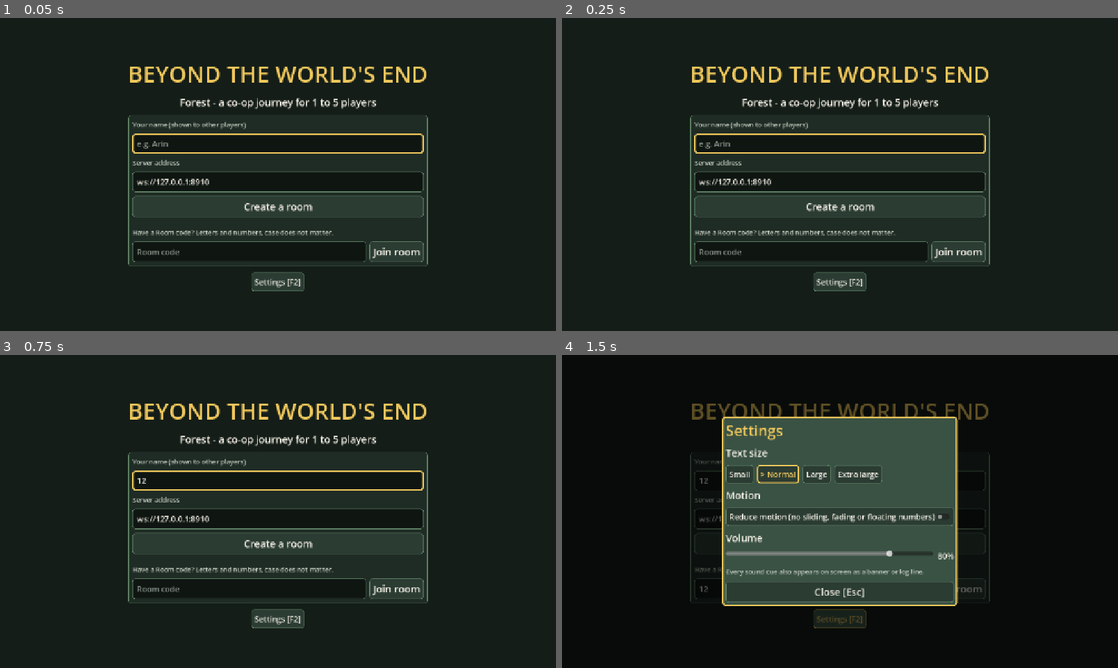
Above: before the commit, frames 1-4 (two rows, left to right).
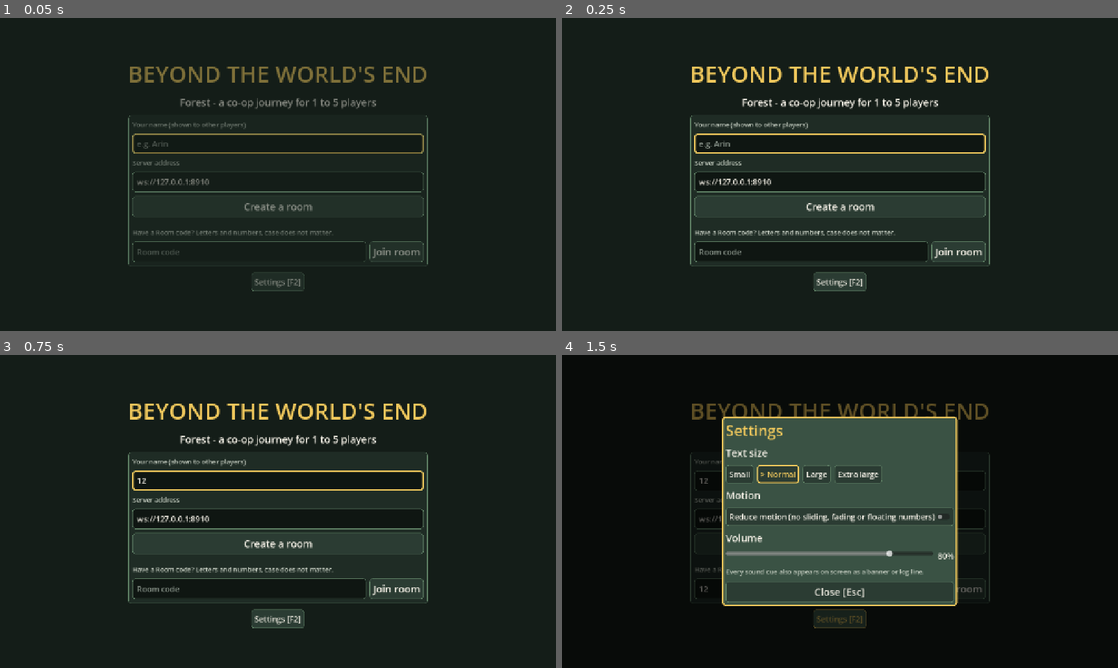
Above: after the commit, the same moments.

Repository: qqkiller-programmer-myself-2006/project-gamedev
Game: Godot game, scene res://src/app/main.tscn
Same seed, same stepped clock (60 frames per second), same inputs: the game is played once before the commit and once after it.
Inputs (mouse positions are in pixels of both pictures, inside the frame that each line leads up to):
- Up to frame 1 (0.05 s): no input
- Up to frame 2 (0.25 s): no input
- Up to frame 3 (0.75 s): click (278, 480) at 0.52 s; type "12" at 0.6 s
- Up to frame 4 (1.5 s): click (812, 589) at 0.75 s; type "12" at 0.83 s; click "Settings [F2]" at 1.25 s

The runs differ from the first frame. In frame 1, 3.5% of the frame differs, in the area x 23-77%, y 15-88%; in frame 2, nothing differs; in frame 3, nothing differs; in frame 4, nothing differs.

Commit message:
feat: UI/UX polish and accessibility pass
- Text size setting now wraps every button row and card row instead of
  pushing controls off screen; the Party column widens with the text
- Motion on the main flows: screen fade-in, panel slide for each new
  Layer or Encounter, hit/heal flashes, reward/treasure/clue banners; all
  of it is skipped with Reduce motion
- Every sound cue has a visual twin (banners, countdown text, log lines)
- Enemy text colour lightened so every text/background pair meets WCAG
  2.1 AA (4.5:1), enforced by tests/core/test_ui_contrast.gd
- ui_preview drives the whole Match, title screen included, with keyboard
  events only
- docs/accessibility.md records the per-screen checklist, contrast,
  motion and hint coverage, plus what still needs checking on real
  browsers and machines

Part of #17 (real-browser and team sign-off items listed in docs/accessibility.md)

Co-Authored-By: Claude Opus 5.5 <noreply@anthropic.com>
Claude-Session: https://claude.ai/code/session_01MF1Wo5qR9Z7hsARmyhEAB4

Diff:
--- a/src/client/client_app.gd
+++ b/src/client/client_app.gd
@@ -209,6 +209,7 @@
 	_current_name = screen
 	_current.set_anchors_and_offsets_preset(Control.PRESET_FULL_RECT)
 	_screen_holder.add_child(_current)
+	fade_in(_current, 0.25)
 	if _current.has_method("setup"):
 		_current.setup(self)
 	if not snapshot.is_empty() and _current.has_method("refresh"):
@@ -235,6 +236,29 @@
 		create_tween().tween_property(_banner, "modulate:a", 1.0, 0.2)
 	else:
 		_banner.modulate.a = 1.0
+
+
+## Fades a control in (skipped with Reduced motion).
+func fade_in(node: CanvasItem, seconds: float = 0.2, slide: Vector2 = Vector2.ZERO) -> void:
+	if settings.reduced_motion:
+		return
+	node.modulate.a = 0.0
+	var tween := create_tween().set_parallel(true).set_ease(Tween.EASE_OUT).set_trans(Tween.TRANS_CUBIC)
+	tween.tween_property(node, "modulate:a", 1.0, seconds)
+	if slide != Vector2.ZERO and node is Control:
+		var control := node as Control
+		var target := control.position
+		control.position = target + slide
+		tween.tween_property(control, "position", target, seconds)
+
+
+## A short flash on a card that was hit or healed (skipped with Reduced motion).
+func flash(node: CanvasItem, color: Color) -> void:
+	if settings.reduced_motion or not is_instance_valid(node):
+		return
+	var tween := create_tween()
+	tween.tween_property(node, "modulate", color, 0.08)
+	tween.tween_property(node, "modulate", Color.WHITE, 0.25)
 
 
 ## Shows a one-time tutorial hint unless the player has seen it already.
--- a/src/client/panels/class_panel.gd
+++ b/src/client/panels/class_panel.gd
@@ -32,7 +32,7 @@
 	if _offer.is_empty():
 		return
 	if _offer["you_can_decide"]:
-		var row := UiKit.hbox(10)
+		var row := UiKit.flow(10)
 		row.add_child(UiKit.label("Take the %s Class?" % info["name"], "heading"))
 		var accept := UiKit.button("Accept [Y]", func() -> void: app.send({"type": "class_choice", "accept": true}), true)
 		accept.set_meta("focus_id", "accept")
--- a/src/client/panels/combat_panel.gd
+++ b/src/client/panels/combat_panel.gd
@@ -86,9 +86,8 @@
 func _header(screen: MatchScreen, encounter: Dictionary) -> void:
 	if encounter.get("kind") == "boss":
 		var boss: Dictionary = encounter["boss"]
-		var head := UiKit.hbox(12)
+		var head := UiKit.flow(12)
 		head.add_child(UiKit.label("%s, %s" % [boss["name"], boss["title"]], "heading", UiKit.ENEMY))
-		head.add_child(UiKit.spacer())
 		head.add_child(UiKit.badge("PHASE %d/%d: %s" % [int(boss["phase"]), int(boss["phases_total"]), boss["phase_name"]], UiKit.WARN))
 		add_child(head)
 		var telegraph: Dictionary = boss.get("telegraph", {})
@@ -107,7 +106,7 @@
 
 
 func _build_enemies(screen: MatchScreen) -> void:
-	var row := UiKit.hbox(10)
+	var row := UiKit.flow(10)
 	var targets := _current_targets(screen)
 	for enemy in _combat.get("enemies", []):
 		var id := str(enemy["id"])
@@ -132,23 +131,22 @@
 		var card := UiKit.panel(box, "HighlightPanel" if target_index >= 0 else "CardPanel")
 		card.tooltip_text = str(enemy.get("description", ""))
 		card.size_flags_horizontal = Control.SIZE_EXPAND_FILL
-		card.custom_minimum_size = Vector2(160, 0)
+		card.custom_minimum_size = Vector2(230, 0)
 		row.add_child(card)
 		screen.anchors[id] = card
 	add_child(row)
 
 
 func _build_your_turn(screen: MatchScreen, app: ClientApp, view: Dictionary) -> void:
-	var banner := UiKit.hbox(10)
+	var banner := UiKit.flow(16)
 	banner.add_child(UiKit.label("YOUR TURN - %s" % screen.name_of(_me), "heading", UiKit.ACCENT))
-	banner.add_child(UiKit.spacer())
 	_countdown = UiKit.label("", "heading")
 	banner.add_child(_countdown)
 	add_child(banner)
 	var choices: Dictionary = _combat.get("choices", {})
 	var mode := screen.combat_mode
 	if mode.is_empty():
-		var actions := UiKit.hbox(10)
+		var actions := UiKit.flow(10)
 		actions.add_child(_action_button("Attack [A]", func() -> void: _set_mode(screen, "attack"), "attack"))
 		var skill := _action_button("Skill [S]", func() -> void: _set_mode(screen, "skills"), "skill")
 		if choices.get("skills", {}).is_empty():
@@ -211,7 +209,7 @@
 
 func _build_waiting(screen: MatchScreen) -> void:
 	var actor := str(_combat.get("actor", ""))
-	var row := UiKit.hbox(10)
+	var row := UiKit.flow(10)
 	match str(_combat.get("actor_controller", "")):
 		"human":
 			row.add_child(UiKit.label("Waiting for %s to act..." % screen.name_of(actor), "heading"))
--- a/src/client/panels/merchant_panel.gd
+++ b/src/client/panels/merchant_panel.gd
@@ -25,7 +25,7 @@
 	for slot in encounter["ready"]:
 		ready_names.append(str(slots[int(slot)]["owner_name"]) if int(slot) < slots.size() else "?")
 	add_child(UiKit.label("Done shopping: %s" % (", ".join(ready_names) if not ready_names.is_empty() else "nobody yet"), "dim"))
-	var actions := UiKit.hbox(10)
+	var actions := UiKit.flow(10)
 	var done := UiKit.button("Waiting for the others..." if _ready else "Done shopping [R]",
 			func() -> void: app.send({"type": "ready"}), true)
 	done.disabled = _ready
--- a/src/client/panels/summary_panel.gd
+++ b/src/client/panels/summary_panel.gd
@@ -29,14 +29,13 @@
 	add_child(UiKit.panel(stats, "CardPanel"))
 	for clue in summary.get("clues", []):
 		add_child(UiKit.para("- %s: %s" % [clue["title"], clue["text"]], "dim"))
-	var actions := UiKit.hbox(12)
+	var actions := UiKit.flow(12)
 	if screen.is_host():
 		var again := UiKit.button("Start a new Match [Enter]", func() -> void: app.send({"type": "start_match"}), true)
 		again.set_meta("focus_id", "again")
 		actions.add_child(again)
 	else:
 		actions.add_child(UiKit.label("Waiting for the Host to start a new Match...", "heading"))
-	actions.add_child(UiKit.spacer())
 	actions.add_child(UiKit.button("Clue log [C]", screen.toggle_clues))
 	add_child(actions)
 
--- a/src/client/panels/vote_panel.gd
+++ b/src/client/panels/vote_panel.gd
@@ -19,7 +19,7 @@
 	_voted = vote["voted_slots"].has(me)
 	add_child(UiKit.para("Layer %d of %d: choose the next path" % [int(vote["layer"]), int(view["layers_total"])], "title"))
 	add_child(UiKit.para("Every player has one vote; AI characters never vote. The most votes wins and a tie is broken at random.", "dim"))
-	var row := UiKit.hbox(12)
+	var row := UiKit.flow(12)
 	for option in _options:
 		row.add_child(_option_card(screen, app, option))
 	add_child(row)
@@ -73,7 +73,7 @@
 	box.add_child(button)
 	var card := UiKit.panel(box, "HighlightPanel" if mine else "CardPanel")
 	card.size_flags_horizontal = Control.SIZE_EXPAND_FILL
-	card.custom_minimum_size = Vector2(200, 230)
+	card.custom_minimum_size = Vector2(250, 230)
 	return card
 
 
--- a/src/client/screens/lobby_screen.gd
+++ b/src/client/screens/lobby_screen.gd
@@ -22,6 +22,18 @@
 	center.add_child(_body)
 
 
+func show_events(app: ClientApp, events: Array) -> void:
+	for event in events:
+		match str(event["type"]):
+			"player_joined":
+				app.toast("%s joined the room." % event["name"])
+				app.sounds.play("good")
+			"player_left":
+				app.toast("%s left. Their slot is AI controlled now." % event["name"])
+			"host_changed":
+				app.toast("%s is now the Host." % event["name"])
+
+
 func refresh(app: ClientApp, force: bool = false) -> void:
 	var room: Dictionary = app.snapshot.get("room", {})
 	var digest := JSON.stringify(room)
@@ -33,11 +45,10 @@
 	var you: int = room.get("your_slot", -1)
 	var is_host: bool = you == room.get("host_slot", -2)
 
-	var heading := UiKit.hbox(12)
+	var heading := UiKit.flow(12)
 	heading.add_child(UiKit.label("Room code", "heading"))
 	var code := UiKit.label(str(room.get("code", "")), "huge", UiKit.ACCENT)
 	heading.add_child(code)
-	heading.add_child(UiKit.spacer())
 	var copy := UiKit.button("Copy code", func() -> void:
 		DisplayServer.clipboard_set(str(room.get("code", "")))
 		app.toast("Room code copied."))
@@ -52,7 +63,7 @@
 	for slot in room.get("slots", []):
 		list.add_child(_slot_row(slot))
 
-	var actions := UiKit.hbox(12)
+	var actions := UiKit.flow(12)
 	if is_host:
 		var start := UiKit.button("Start the Match [Enter]", func() -> void: app.send({"type": "start_match"}), true)
 		start.set_meta("focus_id", "start")
@@ -63,7 +74,6 @@
 			if slot["is_host"]:
 				host_name = slot["owner_name"]
 		actions.add_child(UiKit.label("Waiting for %s (Host) to start the Match..." % host_name, "heading"))
-	actions.add_child(UiKit.spacer())
 	var leave := UiKit.button("Leave room", func() -> void:
 		app.send({"type": "leave_room"})
 		app.disconnect_from_server())
--- a/src/client/screens/match_screen.gd
+++ b/src/client/screens/match_screen.gd
@@ -13,7 +13,7 @@
 var combat_mode := ""
 var combat_mode_key := ""
 
-var _top: HBoxContainer
+var _top: HFlowContainer
 var _party: VBoxContainer
 var _center: MarginContainer
 var _center_scroll: ScrollContainer
@@ -21,6 +21,7 @@
 var _log_lines: Array[String] = []
 var _tips: VBoxContainer
 var _panel: Control = null
+var _panel_key := ""
 var _digest := ""
 var _clue_overlay: Control = null
 var _last_warned_deadline := -1.0
@@ -35,13 +36,13 @@
 	add_child(margin)
 	var column := UiKit.vbox(10)
 	margin.add_child(column)
-	_top = UiKit.hbox(12)
+	_top = UiKit.flow(12)
 	column.add_child(UiKit.panel(_top))
 	var middle := UiKit.hbox(12)
 	middle.size_flags_vertical = Control.SIZE_EXPAND_FILL
 	column.add_child(middle)
 	var party_scroll := ScrollContainer.new()
-	party_scroll.custom_minimum_size = Vector2(310, 0)
+	party_scroll.custom_minimum_size = Vector2(clampf(300.0 * client.settings.text_scale, 300.0, 440.0), 0)
 	party_scroll.follow_focus = true
 	party_scroll.horizontal_scroll_mode = ScrollContainer.SCROLL_MODE_DISABLED
 	_party = UiKit.vbox(6)
@@ -341,16 +342,29 @@
 				var target := str(result["target"])
 				if result.has("damage"):
 					hurt = true
+					client.flash(anchors.get(target), Color(1.6, 0.7, 0.7))
 					var text := "-%d" % int(result["damage"])
 					if result.get("crit", false):
 						text += " CRIT"
 					float_text(target, text, UiKit.ENEMY if target.begins_with("p") else UiKit.ACCENT)
 				elif result.has("heal"):
+					client.flash(anchors.get(target), Color(0.8, 1.5, 0.8))
 					float_text(target, "+%d" % int(result["heal"]), UiKit.GOOD)
 			if hurt:
 				client.sounds.play("hit")
 		"vote_resolved":
 			client.banner("Next: %s" % event["name"], 2.2, "vote")
+		"combat_ended":
+			var rewards: Dictionary = event.get("rewards", {})
+			if event["result"] == "victory" and int(rewards.get("exp", 0)) > 0:
+				client.banner("Victory! +%d EXP, +%d Gold" % [int(rewards["exp"]), int(rewards.get("gold", 0))], 2.5, "good")
+		"player_joined":
+			client.toast("%s joined." % event["name"])
+			client.sounds.play("click")
+		"treasure_found":
+			client.banner("Treasure! +%d Gold" % int(event["gold"]), 2.0, "good")
+		"clue_found":
+			client.banner("Story Clue: %s" % event["clue"]["title"], 2.5, "good")
 		"level_up":
 			float_text("p%d" % int(event["slot"]), "LEVEL UP", UiKit.GOOD)
 			client.sounds.play("good")
@@ -406,7 +420,6 @@
 	_top.add_child(steps)
 	var where := "Guardian Boss" if phase == "boss" else "Layer %d of %d" % [layer, total]
 	_top.add_child(UiKit.label(where))
-	_top.add_child(UiKit.spacer())
 	_top.add_child(UiKit.label("Gold: %d" % int(view.get("gold", 0)), "heading", UiKit.ACCENT))
 	var clues := UiKit.button("Clues: %d [C]" % view.get("clues", []).size(), toggle_clues)
 	clues.set_meta("focus_id", "clues")
@@ -495,6 +508,10 @@
 	_panel.size_flags_horizontal = Control.SIZE_EXPAND_FILL
 	_center.add_child(_panel)
 	_panel.build(self, app, view)
+	var key := "%s-%d-%s" % [phase, int(view.get("layer", 0)), str(encounter.get("kind", "")) if encounter != null else ""]
+	if key != _panel_key:
+		_panel_key = key
+		app.fade_in(_panel, 0.25, Vector2(16, 0))
 
 
 func _scroll_to(control: Control) -> void:
--- a/src/client/ui/ui_kit.gd
+++ b/src/client/ui/ui_kit.gd
@@ -12,7 +12,7 @@
 const TEXT := Color("#f4f0e6")
 const TEXT_DIM := Color("#c3cbbf")
 const ALLY := Color("#8fd0f0")
-const ENEMY := Color("#f29384")
+const ENEMY := Color("#f8aca0")
 const GOOD := Color("#8ad98a")
 const WARN := Color("#f5b25e")
 const HP_FILL := Color("#5fb563")
@@ -129,6 +129,15 @@
 	return node
 
 
+## A row that wraps onto the next line when it runs out of width, so large
+## text sizes never push controls off screen.
+static func flow(separation: int = 8) -> HFlowContainer:
+	var node := HFlowContainer.new()
+	node.add_theme_constant_override("h_separation", separation)
+	node.add_theme_constant_override("v_separation", separation)
+	return node
+
+
 static func panel(content: Control, variation: String = "") -> PanelContainer:
 	var node := PanelContainer.new()
 	if not variation.is_empty():
--- /dev/null
+++ b/tests/core/test_ui_contrast.gd
@@ -0,0 +1,43 @@
+extends TestCase
+## The client palette meets WCAG 2.1 AA contrast for text (4.5:1) on every
+## background it is drawn on (issue #17). Disabled buttons stay readable
+## (3:1) even though WCAG exempts them.
+
+const TEXT_COLORS := {
+	"TEXT": UiKit.TEXT, "TEXT_DIM": UiKit.TEXT_DIM, "ACCENT": UiKit.ACCENT, "ALLY": UiKit.ALLY,
+	"ENEMY": UiKit.ENEMY, "GOOD": UiKit.GOOD, "WARN": UiKit.WARN,
+}
+const BACKGROUNDS := {"BG": UiKit.BG, "PANEL": UiKit.PANEL, "PANEL_LIGHT": UiKit.PANEL_LIGHT, "PANEL_FOCUS": UiKit.PANEL_FOCUS}
+
+
+func test_text_colours_meet_wcag_aa_on_every_panel() -> void:
+	for text_name in TEXT_COLORS:
+		for bg_name in BACKGROUNDS:
+			var ratio := contrast(TEXT_COLORS[text_name], BACKGROUNDS[bg_name])
+			assert_true(ratio >= 4.5, "%s on %s is %.2f:1" % [text_name, bg_name, ratio])
+
+
+func test_disabled_button_text_stays_readable() -> void:
+	var ratio := contrast(Color("#8a948b"), Color("#1a221e"))
+	assert_true(ratio >= 3.0, "disabled text %.2f:1" % ratio)
+
+
+func test_hp_bar_text_is_outlined_on_both_fills() -> void:
+	var bar := UiKit.hp_bar(10, 40)
+	var label: Label = bar.get_child(0)
+	assert_true(label.get_theme_constant("outline_size") >= 3, "outline keeps numbers readable on any fill")
+	assert_eq(label.text, "HP 10 / 40", "numbers, not just a coloured bar")
+	bar.free()
+
+
+static func contrast(a: Color, b: Color) -> float:
+	var la := _luminance(a)
+	var lb := _luminance(b)
+	return (maxf(la, lb) + 0.05) / (minf(la, lb) + 0.05)
+
+
+static func _luminance(c: Color) -> float:
+	var channels := []
+	for v in [c.r, c.g, c.b]:
+		channels.append(v / 12.92 if v <= 0.03928 else pow((v + 0.055) / 1.055, 2.4))
+	return 0.2126 * channels[0] + 0.7152 * channels[1] + 0.0722 * channels[2]
--- a/tools/ui_preview.gd
+++ b/tools/ui_preview.gd
@@ -57,9 +57,11 @@
 		app.apply_settings()
 	if frame == 15:
 		_shot("01_title")
+		# Already "connected" in-process; Enter on the focused Create button
+		# sends create_room just like a real player would.
 		app.use_connection(local)
 		local.start()
-		app.send({"type": "create_room", "name": "Ann"})
+		_press(KEY_ENTER)
 		return false
 	if frame == 25:
 		friend = harness.server.open_session()
Not shown, added: tests/core/test_ui_contrast.gd.uid
Not shown, added: docs/accessibility.md
